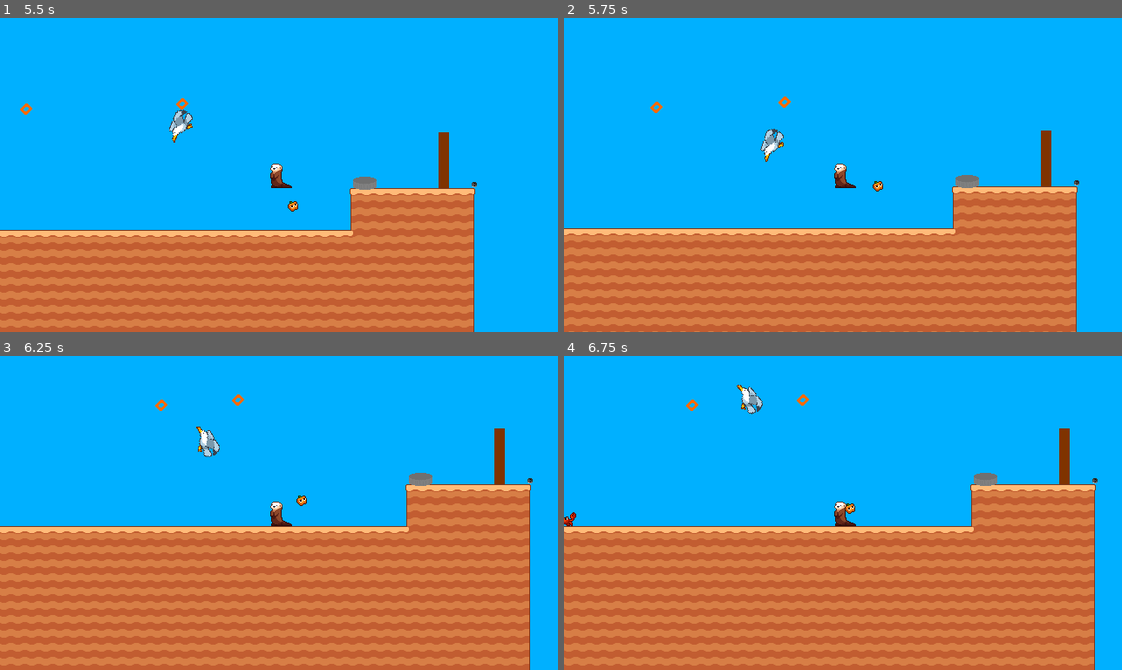
Above: before the commit, frames 1-4 (two rows, left to right).
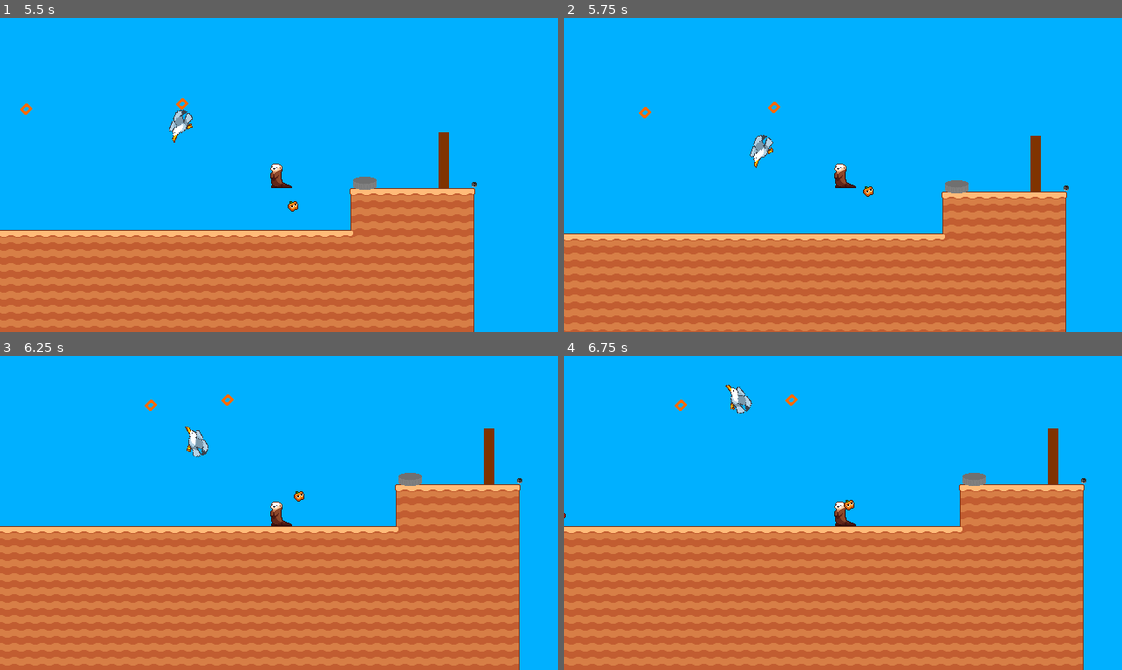
Above: after the commit, the same moments.

Repository: Longliverosa/longliverosa-game
Game: Godot game, scene res://Scenes/Menu/main_menu.tscn
The game is run twice, just before and just after one commit, with the same random seed, the same clock (stepped at 60 frames per second) and the same inputs. Sound files missing from this copy of the repository are replaced by a short silence.
Inputs (mouse positions are in pixels of both pictures, inside the frame that each line leads up to):
- Up to frame 1 (5.5 s): click "New Game" at 0.5 s; click "Play" at 1.25 s; tap Enter at 2 s; move the mouse to (401, 159) at 2.02 s; hold D (move_right) 2.03-2.75 s; hold Right mouse button (alt_click) 2.03-2.75 s; click (401, 159) at 2.17 s; tap Space (jump) at 2.27, 5.27 s; drag from (167, 190) to (435, 178) at 2.77 s; move the mouse to (334, 105) at 3.52 s; press the mouse at (334, 105) at 3.53 s; hold D (move_right) 3.53-4.25 s; release the mouse at (334, 105) at 4.25 s; drag from (251, 237) to (184, 36) at 4.27 s; move the mouse to (446, 222) at 5.02 s; hold A (move_left) from 5.03 s (still down); tap Keypad 2 (green_shortcut) at 5.1 s
- Up to frame 2 (5.75 s): keep holding A (move_left); tap Shift (menu) at 5.65 s
- Up to frame 3 (6.25 s): release A (move_left) at 5.75 s; drag from (111, 465) to (407, 516) at 5.77 s
- Up to frame 4 (6.75 s): move the mouse to (870, 513) at 6.52 s; hold S (move_down) from 6.53 s (still down); tap Z (pepper_power) at 6.6 s; click (870, 513) at 6.67 s

Frame 1 is identical in both runs. In frame 2, 27% of the frame differs, in the area x 0-93%, y 25-100%; in frame 3, 7.3%; in frame 4, 6.1%.

Commit message:
Fix wheel button
The wheel will now actually show up if the "menu" button is pressed and will go away when released.

Diff:
--- a/Scripts/Player/player.gd
+++ b/Scripts/Player/player.gd
@@ -129,14 +129,12 @@
 		has_shield = true
 
 func _input(_event):
-	if Input.is_action_just_pressed("menu") and !controlling:
+	if (Input.is_action_just_pressed ("menu") or Input.is_action_just_released("menu")) and !controlling:
 		if companion.equipped_power_ids.size() > 1:
 			select_power.visible = not select_power.visible
 			select_power_sprite.visible = not select_power_sprite.visible
 		else:
 			print("Only one power unlocked - Wheel disabled")
-		select_power.visible = not select_power.visible
-		select_power_sprite.visible = not select_power_sprite.visible
 
 	if Input.is_action_just_pressed("dodge"):
 		perform_dodge()
